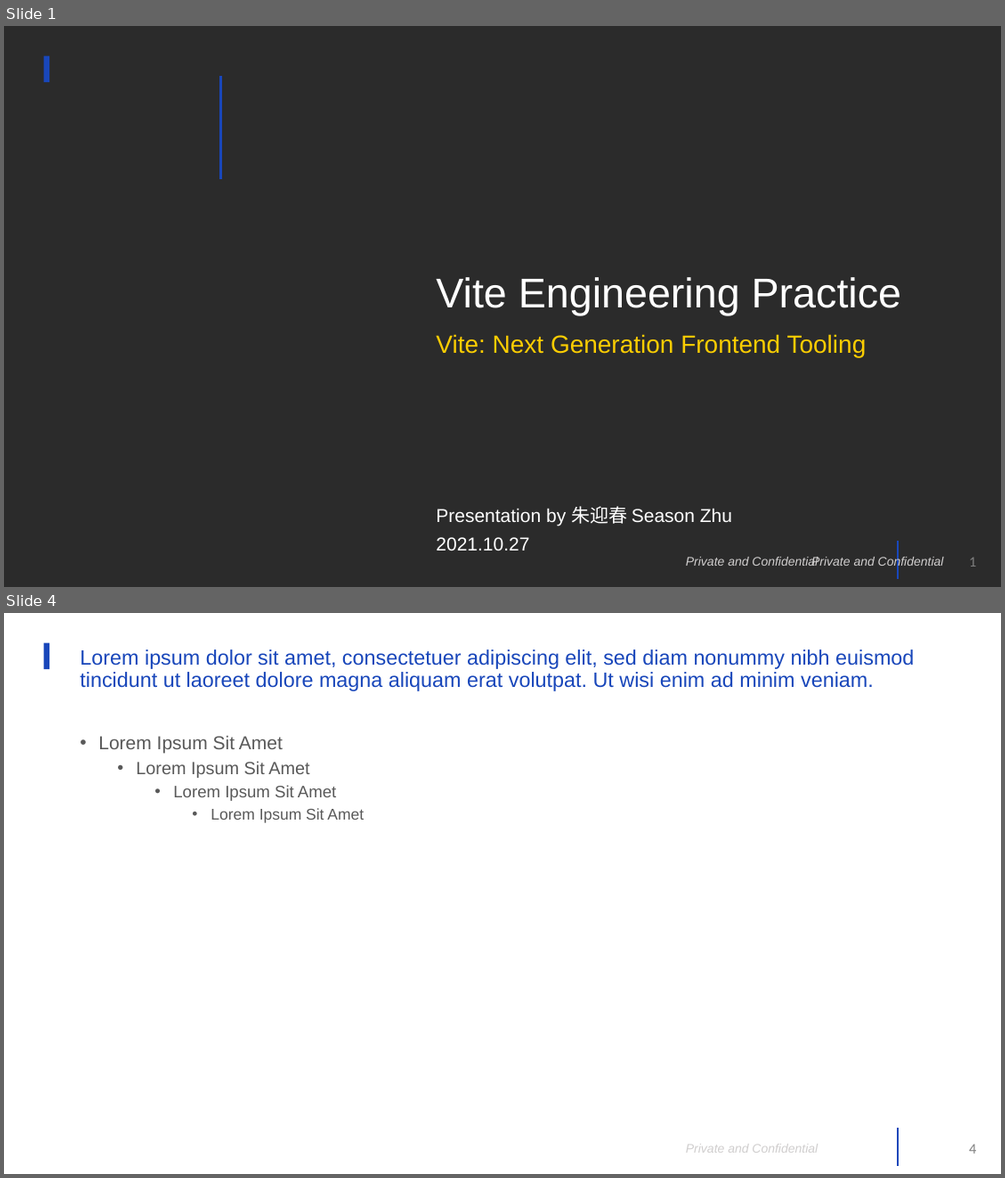
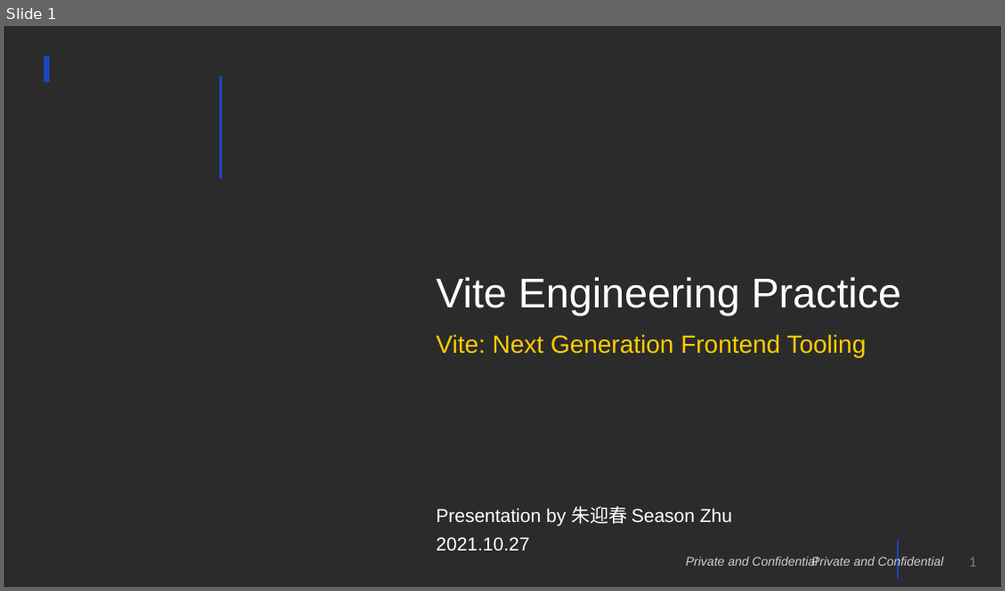
Before and after one commit to season19840122/Course, a slide deck: Vite2 项目工程化和原理剖析/Vite Engineering Practice.pptx. Shown one above the other, each under a label of ours: slides 1 and 4 before the commit, slide 1 after it; the slides between them are not shown. The pictures are 1005x1178 and 1005x591 pixels, drawn with LibreOffice and Linux fonts; fonts in the diff are those of the drawing; background and template pictures are left out; a plain dark background stands for a picture behind light text. Boxes give left, top, right and bottom in pixels: in the first picture for what was removed or moved away, otherwise in the second. Text is boxed around its words. In the diff, an @@ line names an element or a change of style, - is before the commit and + after.

```diff
--- a/Vite2 项目工程化和原理剖析/Vite Engineering Practice.pptx
+++ b/Vite2 项目工程化和原理剖析/Vite Engineering Practice.pptx
@@ slide 4 removed at <box>4,613,1001,1174</box>, background picture (left out); not listed: 4 template elements that a slide beside it also shows @@
@@ title removed at <box>80,649,914,691</box> @@
-Lorem ipsum dolor sit amet, consectetuer adipiscing elit, sed diam nonummy nibh euismod tincidunt ut laoreet dolore magna aliquam erat volutpat. Ut wisi enim ad minim veniam.
@@ text removed at <box>98,736,364,823</box> @@
-• Lorem Ipsum Sit Amet
-  • Lorem Ipsum Sit Amet
-    • Lorem Ipsum Sit Amet
-      • Lorem Ipsum Sit Amet
```
Also in this commit, not shown: 1 slide changed, 21 slides added, 8 other slides removed, 39 other files.
